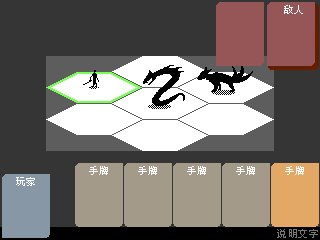
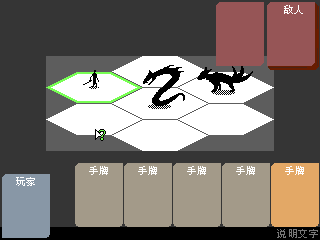
Comparing the layer stacks of the two 320 x 240 images. Changes:
added layer "图层 12" above "敌人牌" over [95, 129, 106, 141]
